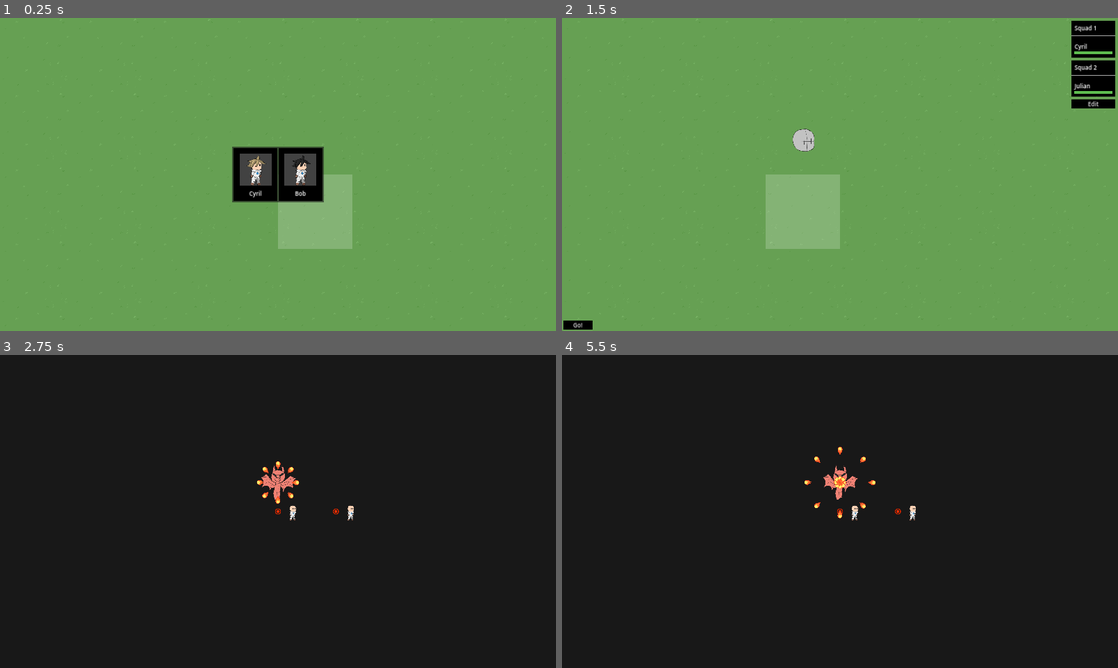
Above: before the commit, frames 1-4 (two rows, left to right).
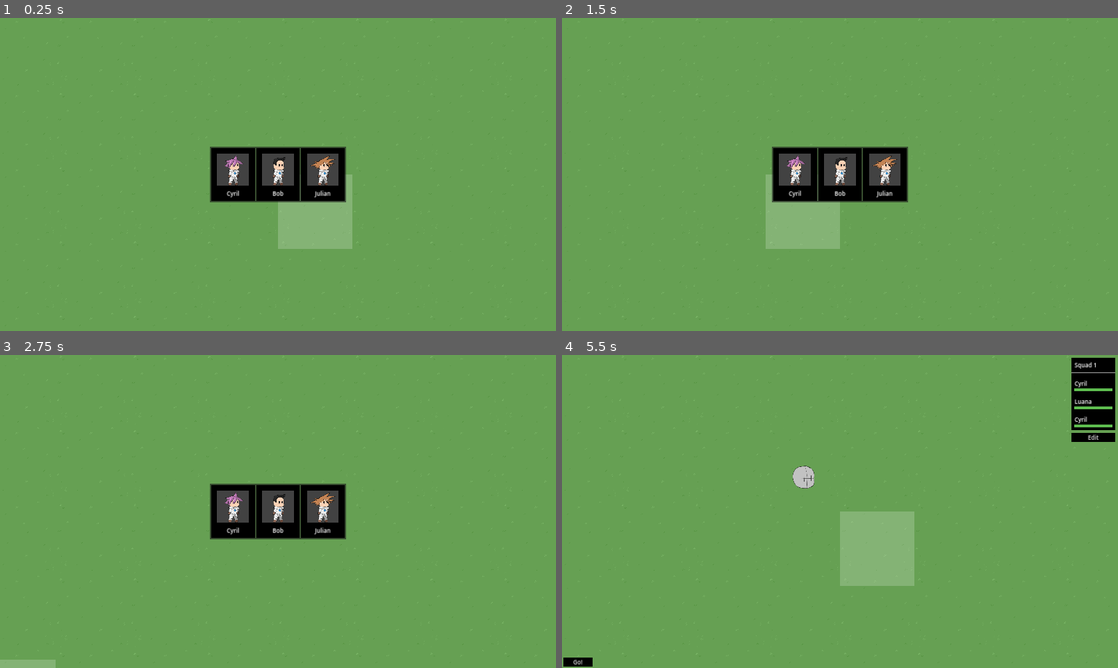
Above: after the commit, the same moments.

Repository: Hokome/BulletHellJam5
Game: Godot game, scene res://game.tscn
The game is run twice, just before and just after one commit, with the same random seed, the same clock (stepped at 60 frames per second) and the same inputs.
Inputs (mouse positions are in pixels of both pictures, inside the frame that each line leads up to):
- Up to frame 1 (0.25 s): no input
- Up to frame 2 (1.5 s): click (817, 174) at 0.52 s; click (817, 174) at 1.27 s
- Up to frame 3 (2.75 s): click (16, 661) at 2 s, where only the run before the commit has a clickable "Go!"
- Up to frame 4 (5.5 s): click (795, 511) at 2.77 s; tap Enter at 3.5 s; move the mouse to (840, 511) at 3.52 s; click (840, 511) at 3.6 s; click (578, 661) at 4.25 s, where only the run before the commit has a clickable "Go!"; move the mouse to (895, 511) at 5.02 s; right-click (895, 511) at 5.1 s; click (895, 511) at 5.17 s

The runs differ from the first frame. In frame 1, 2.6% of the frame differs, in the area x 37-63%, y 41-59%; in frame 2, 6.8%; in frame 3, 98%; in frame 4, 98%, in the area x 0-100%, y 0-100%.

Commit message:
Randomized hairstyles

Diff:
--- a/map/map.gd
+++ b/map/map.gd
@@ -73,15 +73,14 @@
 			map_ui.display_squads([])
 
 func _ready():
-
 	generate_map()
 	$map_camera.translate(Vector2.ONE * TILE_SIZE * HALF_MAP)
 	var starter_tile: Tile = tiles[6][6]
 	map.selected_tile = starter_tile
 	is_selecting_new_unit = true
 
-	for i in 2:
-		var starter_units: Array[UM.Unit] = [um.create_random_unit(), um.create_random_unit()]
+	for i in 3:
+		var starter_units: Array[UM.Unit] = [um.create_random_unit(), um.create_random_unit(), um.create_random_unit()]
 
 		map_ui.display_new_units(starter_units)
 
--- a/ui/map_ui.gd
+++ b/ui/map_ui.gd
@@ -43,9 +43,14 @@
 	new_unit_display.visible = true
 
 func new_unit_selected(unit: UM.Unit):
-	var squad: UM.Squad = um.create_squad()
+	var squad: UM.Squad
+	if map.selected_tile.squads.is_empty():
+		squad = um.create_squad()
+		map.selected_tile.add_squad(squad)
+	else:
+		squad = map.selected_tile.squads[0]
+
 	squad.add_unit(unit)
-	map.selected_tile.add_squad(squad)
 
 	for c in new_unit_list.get_children():
 		c.queue_free()
--- /dev/null
+++ b/units/ally/hair/hair_bun_frames.tres
@@ -0,0 +1,28 @@
+[gd_resource type="SpriteFrames" load_steps=3 format=3 uid="uid://ck6e42ty40155"]
+
+[ext_resource type="Texture2D" uid="uid://b5fjh618wucfs" path="res://units/ally/hair/hair_bun.png" id="1_08ml7"]
+
+[sub_resource type="AtlasTexture" id="AtlasTexture_mkpfa"]
+atlas = ExtResource("1_08ml7")
+region = Rect2(0, 0, 256, 256)
+
+[resource]
+animations = [{
+"frames": [],
+"loop": true,
+"name": &"attack",
+"speed": 5.0
+}, {
+"frames": [{
+"duration": 1.0,
+"texture": SubResource("AtlasTexture_mkpfa")
+}],
+"loop": true,
+"name": &"idle",
+"speed": 5.0
+}, {
+"frames": [],
+"loop": true,
+"name": &"run",
+"speed": 5.0
+}]
--- /dev/null
+++ b/units/ally/hair/hair_chiyo_frames.tres
@@ -0,0 +1,28 @@
+[gd_resource type="SpriteFrames" load_steps=3 format=3 uid="uid://oydw173sjksv"]
+
+[ext_resource type="Texture2D" uid="uid://cj2lvodw8j4i1" path="res://units/ally/hair/hair_chiyo.png" id="1_7jf6h"]
+
+[sub_resource type="AtlasTexture" id="AtlasTexture_m4y4k"]
+atlas = ExtResource("1_7jf6h")
+region = Rect2(0, 0, 256, 256)
+
+[resource]
+animations = [{
+"frames": [],
+"loop": true,
+"name": &"attack",
+"speed": 5.0
+}, {
+"frames": [{
+"duration": 1.0,
+"texture": SubResource("AtlasTexture_m4y4k")
+}],
+"loop": true,
+"name": &"idle",
+"speed": 5.0
+}, {
+"frames": [],
+"loop": true,
+"name": &"run",
+"speed": 5.0
+}]
--- a/units/ally/hair/hair_goku_frames.tres
+++ b/units/ally/hair/hair_goku_frames.tres
@@ -1,14 +1,55 @@
-[gd_resource type="SpriteFrames" load_steps=3 format=3 uid="uid://dtflyc0m6vvld"]
+[gd_resource type="SpriteFrames" load_steps=11 format=3 uid="uid://dtflyc0m6vvld"]
 
 [ext_resource type="Texture2D" uid="uid://n805cvcuaeqt" path="res://units/ally/hair/hair_goku.png" id="1_7q6ck"]
+
+[sub_resource type="AtlasTexture" id="AtlasTexture_q3rp1"]
+atlas = ExtResource("1_7q6ck")
+region = Rect2(0, 512, 256, 256)
+
+[sub_resource type="AtlasTexture" id="AtlasTexture_ntc0t"]
+atlas = ExtResource("1_7q6ck")
+region = Rect2(256, 512, 256, 256)
+
+[sub_resource type="AtlasTexture" id="AtlasTexture_03x21"]
+atlas = ExtResource("1_7q6ck")
+region = Rect2(512, 512, 256, 256)
 
 [sub_resource type="AtlasTexture" id="AtlasTexture_mygn7"]
 atlas = ExtResource("1_7q6ck")
 region = Rect2(0, 0, 256, 256)
 
+[sub_resource type="AtlasTexture" id="AtlasTexture_h7g3x"]
+atlas = ExtResource("1_7q6ck")
+region = Rect2(0, 256, 256, 256)
+
+[sub_resource type="AtlasTexture" id="AtlasTexture_acb28"]
+atlas = ExtResource("1_7q6ck")
+region = Rect2(256, 256, 256, 256)
+
+[sub_resource type="AtlasTexture" id="AtlasTexture_garfg"]
+atlas = ExtResource("1_7q6ck")
+region = Rect2(512, 256, 256, 256)
+
+[sub_resource type="AtlasTexture" id="AtlasTexture_of0x7"]
+atlas = ExtResource("1_7q6ck")
+region = Rect2(768, 256, 256, 256)
+
+[sub_resource type="AtlasTexture" id="AtlasTexture_frv3a"]
+atlas = ExtResource("1_7q6ck")
+region = Rect2(1024, 256, 256, 256)
+
 [resource]
 animations = [{
-"frames": [],
+"frames": [{
+"duration": 1.0,
+"texture": SubResource("AtlasTexture_q3rp1")
+}, {
+"duration": 1.0,
+"texture": SubResource("AtlasTexture_ntc0t")
+}, {
+"duration": 1.0,
+"texture": SubResource("AtlasTexture_03x21")
+}],
 "loop": true,
 "name": &"attack",
 "speed": 5.0
@@ -21,7 +62,22 @@
 "name": &"idle",
 "speed": 5.0
 }, {
-"frames": [],
+"frames": [{
+"duration": 1.0,
+"texture": SubResource("AtlasTexture_h7g3x")
+}, {
+"duration": 1.0,
+"texture": SubResource("AtlasTexture_acb28")
+}, {
+"duration": 1.0,
+"texture": SubResource("AtlasTexture_garfg")
+}, {
+"duration": 1.0,
+"texture": SubResource("AtlasTexture_of0x7")
+}, {
+"duration": 1.0,
+"texture": SubResource("AtlasTexture_frv3a")
+}],
 "loop": true,
 "name": &"run",
 "speed": 5.0
--- /dev/null
+++ b/units/ally/hair/hair_hear_frames.tres
@@ -0,0 +1,28 @@
+[gd_resource type="SpriteFrames" load_steps=3 format=3 uid="uid://datk3r27t22pa"]
+
+[ext_resource type="Texture2D" uid="uid://dvrs3pekpffqb" path="res://units/ally/hair/hair_hear.png" id="1_n5mdw"]
+
+[sub_resource type="AtlasTexture" id="AtlasTexture_p4t4x"]
+atlas = ExtResource("1_n5mdw")
+region = Rect2(0, 0, 256, 256)
+
+[resource]
+animations = [{
+"frames": [],
+"loop": true,
+"name": &"attack",
+"speed": 5.0
+}, {
+"frames": [{
+"duration": 1.0,
+"texture": SubResource("AtlasTexture_p4t4x")
+}],
+"loop": true,
+"name": &"idle",
+"speed": 5.0
+}, {
+"frames": [],
+"loop": true,
+"name": &"run",
+"speed": 5.0
+}]
--- /dev/null
+++ b/units/ally/hair/hair_ponytail_frames.tres
@@ -0,0 +1,28 @@
+[gd_resource type="SpriteFrames" load_steps=3 format=3 uid="uid://qi4dwqe0xgk6"]
+
+[ext_resource type="Texture2D" uid="uid://druj7h5mps3ih" path="res://units/ally/hair/hair_ponytail.png" id="1_625pp"]
+
+[sub_resource type="AtlasTexture" id="AtlasTexture_sxoh2"]
+atlas = ExtResource("1_625pp")
+region = Rect2(0, 0, 256, 256)
+
+[resource]
+animations = [{
+"frames": [],
+"loop": true,
+"name": &"attack",
+"speed": 5.0
+}, {
+"frames": [{
+"duration": 1.0,
+"texture": SubResource("AtlasTexture_sxoh2")
+}],
+"loop": true,
+"name": &"idle",
+"speed": 5.0
+}, {
+"frames": [],
+"loop": true,
+"name": &"run",
+"speed": 5.0
+}]
--- a/units/ally/hair/hair_short_frames.tres
+++ b/units/ally/hair/hair_short_frames.tres
@@ -1,11 +1,6 @@
-[gd_resource type="SpriteFrames" load_steps=5 format=3 uid="uid://b7xbm3hpw8ffq"]
+[gd_resource type="SpriteFrames" load_steps=3 format=3 uid="uid://b7xbm3hpw8ffq"]
 
-[ext_resource type="Texture2D" uid="uid://n805cvcuaeqt" path="res://units/ally/hair/hair_goku.png" id="1_i6y78"]
 [ext_resource type="Texture2D" uid="uid://bgunenu2ctmqm" path="res://units/ally/hair/hair_short.png" id="2_pskhb"]
-
-[sub_resource type="AtlasTexture" id="AtlasTexture_mygn7"]
-atlas = ExtResource("1_i6y78")
-region = Rect2(0, 0, 256, 256)
 
 [sub_resource type="AtlasTexture" id="AtlasTexture_0nnao"]
 atlas = ExtResource("2_pskhb")
@@ -20,9 +15,6 @@
 }, {
 "frames": [{
 "duration": 1.0,
-"texture": SubResource("AtlasTexture_mygn7")
-}, {
-"duration": 1.0,
 "texture": SubResource("AtlasTexture_0nnao")
 }],
 "loop": true,
--- /dev/null
+++ b/units/ally/hair/hair_short_messy_frames.tres
@@ -0,0 +1,28 @@
+[gd_resource type="SpriteFrames" load_steps=3 format=3 uid="uid://df1teobwl71nv"]
+
+[ext_resource type="Texture2D" uid="uid://cn81ourkox11x" path="res://units/ally/hair/hair_short_messy.png" id="1_e1bpt"]
+
+[sub_resource type="AtlasTexture" id="AtlasTexture_8j6sy"]
+atlas = ExtResource("1_e1bpt")
+region = Rect2(0, 0, 256, 256)
+
+[resource]
+animations = [{
+"frames": [],
+"loop": true,
+"name": &"attack",
+"speed": 5.0
+}, {
+"frames": [{
+"duration": 1.0,
+"texture": SubResource("AtlasTexture_8j6sy")
+}],
+"loop": true,
+"name": &"idle",
+"speed": 5.0
+}, {
+"frames": [],
+"loop": true,
+"name": &"run",
+"speed": 5.0
+}]
--- /dev/null
+++ b/units/ally/hair/hair_shorter_frames.tres
@@ -0,0 +1,28 @@
+[gd_resource type="SpriteFrames" load_steps=3 format=3 uid="uid://dh45pbxco4j7g"]
+
+[ext_resource type="Texture2D" uid="uid://bup4cgdu8jo7g" path="res://units/ally/hair/hair_shorter.png" id="2_nhvcm"]
+
+[sub_resource type="AtlasTexture" id="AtlasTexture_a60ge"]
+atlas = ExtResource("2_nhvcm")
+region = Rect2(0, 0, 256, 256)
+
+[resource]
+animations = [{
+"frames": [],
+"loop": true,
+"name": &"attack",
+"speed": 5.0
+}, {
+"frames": [{
+"duration": 1.0,
+"texture": SubResource("AtlasTexture_a60ge")
+}],
+"loop": true,
+"name": &"idle",
+"speed": 5.0
+}, {
+"frames": [],
+"loop": true,
+"name": &"run",
+"speed": 5.0
+}]
--- /dev/null
+++ b/units/ally/hair/hair_tatsu_frames.tres
@@ -0,0 +1,28 @@
+[gd_resource type="SpriteFrames" load_steps=3 format=3 uid="uid://dsl2g2dnp8p6h"]
+
+[ext_resource type="Texture2D" uid="uid://bwfk4n76mi4nx" path="res://units/ally/hair/hair_tatsu.png" id="1_1qrst"]
+
+[sub_resource type="AtlasTexture" id="AtlasTexture_yvmym"]
+atlas = ExtResource("1_1qrst")
+region = Rect2(0, 0, 256, 256)
+
+[resource]
+animations = [{
+"frames": [],
+"loop": true,
+"name": &"attack",
+"speed": 5.0
+}, {
+"frames": [{
+"duration": 1.0,
+"texture": SubResource("AtlasTexture_yvmym")
+}],
+"loop": true,
+"name": &"idle",
+"speed": 5.0
+}, {
+"frames": [],
+"loop": true,
+"name": &"run",
+"speed": 5.0
+}]
--- a/units/um.tscn
+++ b/units/um.tscn
@@ -1,10 +1,16 @@
-[gd_scene load_steps=4 format=3 uid="uid://dotqievq6vu1x"]
+[gd_scene load_steps=10 format=3 uid="uid://dotqievq6vu1x"]
 
 [ext_resource type="Script" path="res://units/unit_manager.gd" id="1_25nkn"]
+[ext_resource type="SpriteFrames" uid="uid://ck6e42ty40155" path="res://units/ally/hair/hair_bun_frames.tres" id="2_j55gw"]
 [ext_resource type="SpriteFrames" uid="uid://dtflyc0m6vvld" path="res://units/ally/hair/hair_goku_frames.tres" id="2_r0y83"]
+[ext_resource type="SpriteFrames" uid="uid://oydw173sjksv" path="res://units/ally/hair/hair_chiyo_frames.tres" id="3_3eg4u"]
 [ext_resource type="SpriteFrames" uid="uid://b7xbm3hpw8ffq" path="res://units/ally/hair/hair_short_frames.tres" id="3_06wpg"]
+[ext_resource type="SpriteFrames" uid="uid://datk3r27t22pa" path="res://units/ally/hair/hair_hear_frames.tres" id="5_fvytr"]
+[ext_resource type="SpriteFrames" uid="uid://qi4dwqe0xgk6" path="res://units/ally/hair/hair_ponytail_frames.tres" id="6_i7s8e"]
+[ext_resource type="SpriteFrames" uid="uid://dh45pbxco4j7g" path="res://units/ally/hair/hair_shorter_frames.tres" id="8_adyky"]
+[ext_resource type="SpriteFrames" uid="uid://dsl2g2dnp8p6h" path="res://units/ally/hair/hair_tatsu_frames.tres" id="9_lais1"]
 
 [node name="um" type="Node"]
 script = ExtResource("1_25nkn")
-hair_colors = PackedColorArray(0.221665, 0.172173, 0.115206, 1, 0.764758, 0.675246, 0.482968, 1, 0.167356, 0.167356, 0.167356, 1, 0.615407, 0.615407, 0.615407, 1)
-hair_styles = Array[SpriteFrames]([ExtResource("2_r0y83"), ExtResource("3_06wpg")])
+hair_colors = PackedColorArray(0.221665, 0.172173, 0.115206, 1, 0.601972, 0.473152, 0.289132, 1, 0.167356, 0.167356, 0.167356, 1, 1, 0.870152, 0.440811, 1, 0.764758, 0.513109, 0.327055, 1, 0.615407, 0.615407, 0.615407, 1, 0.506789, 0.116745, 0.116745, 1, 0.495829, 0.758184, 0.785124, 1, 0.278703, 0.159182, 0.350649, 1, 0.839433, 0.541168, 0.800729, 1, 0.58744, 0.832644, 0.542268, 1, 0.253288, 0.307369, 0.5, 1)
+hair_styles = Array[SpriteFrames]([ExtResource("2_r0y83"), ExtResource("8_adyky"), ExtResource("5_fvytr"), ExtResource("3_06wpg"), ExtResource("2_j55gw"), ExtResource("3_3eg4u"), ExtResource("6_i7s8e"), ExtResource("9_lais1")])
--- a/units/unit_manager.gd
+++ b/units/unit_manager.gd
@@ -199,7 +199,11 @@
 		else:
 			unit.name = FEMININE_NAMES.pick_random()
 
-		var hair_style_index = randi_range(0, hair_styles.size() - 1)
+		@warning_ignore("integer_division")
+		var half_style_count := hair_styles.size() / 2
+		var hair_style_index = randi_range(0, half_style_count - 1)
+		if !is_male:
+			hair_style_index += half_style_count
 		var hair_color_index = randi_range(0, hair_colors.size() -1)
 		unit.hair_style = hair_styles[hair_style_index]
 		unit.hair_color = hair_colors[hair_color_index]
Not shown, added: units/ally/hair/hair_bun.png.import
Not shown, added: units/ally/hair/hair_chiyo.png.import
Not shown, added: units/ally/hair/hair_hear.png.import
Not shown, added: units/ally/hair/hair_ponytail.png.import
Not shown, added: units/ally/hair/hair_short_messy.png.import
Not shown, added: units/ally/hair/hair_shorter.png.import
Not shown, added: units/ally/hair/hair_tatsu.png.import
